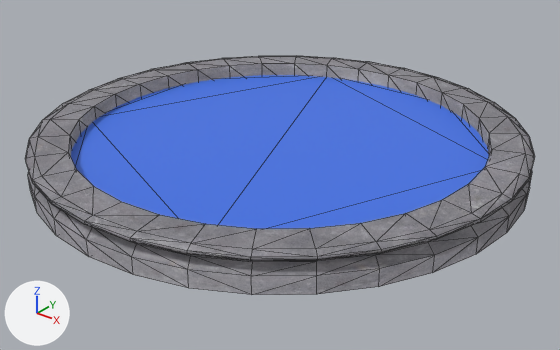
What one commit did to the glTF model BaseFramework 3D/Asset/Blender/warpGate/WarpGateblend.gltf.
Rendered twice from a 50 mm camera at (6.89, -8.73, 5.04) aimed at (0.15, -0.3, -0.19). The lights are fixed; the arrows at lower left show +X, +Y and +Z. The picture after the commit comes second. Mesh edges are drawn as thin lines. Where no turn or scale is listed for an object, it has been applied to the vertices.

The older version as bpy lines, for what is in view:
```python
mat_water = principled_material('Water')
mat_water.base_color = (0.0533, 0.172, 0.8)  # blue #4173e7
me_fountain_001 = bpy.data.meshes.new('fountain.001')
me_fountain_001.from_pydata(...)  # 322 vertices, 606 faces; spans x -3.73..3.73, y -3.73..3.73, z 0.01..0.53
# faces by material slot: [576, 30]
me_fountain_001.materials.append(mat_stone)  # picture img_stone
me_fountain_001.materials.append(mat_water)  # blue #4173e7
ob_pool = bpy.data.objects.new('Pool', me_fountain_001)
ob_pool.location = (0.01, -0.13, 0.0)
```
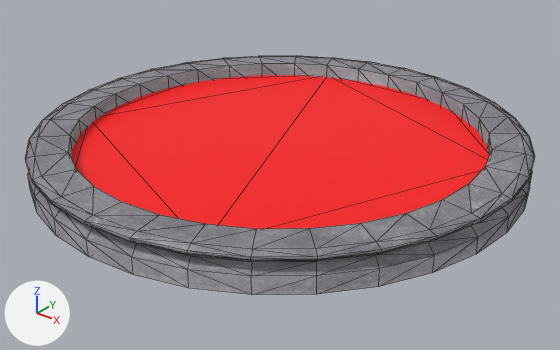
What differs and where, as boxes (x1, y1, x2, y2) in the pictures (560 x 350 px):
'Pool', recoloured (blue to red): (68, 71, 492, 232) in both

Edits to the bpy script that builds the scene:
```text
Change mat_water:
    mat_water.base_color: (0.0533, 0.172, 0.8) -> (1.0, 0.0, 0.0)  # blue #4173e7 -> red #ff0000
```
